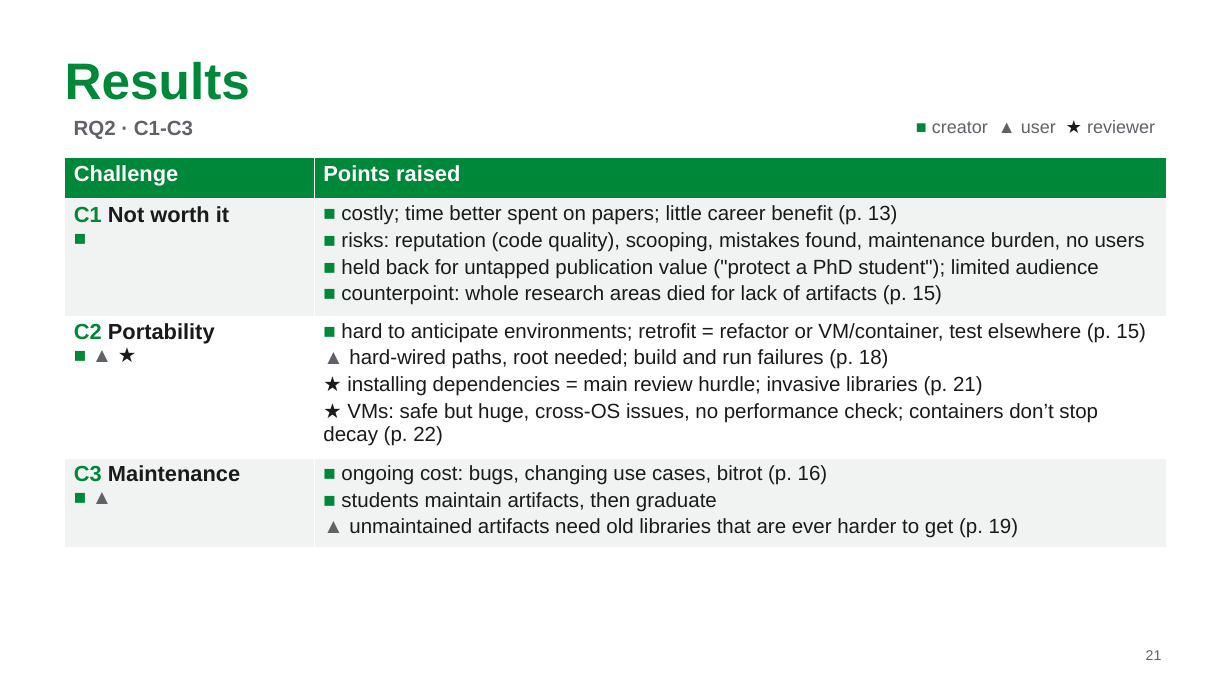
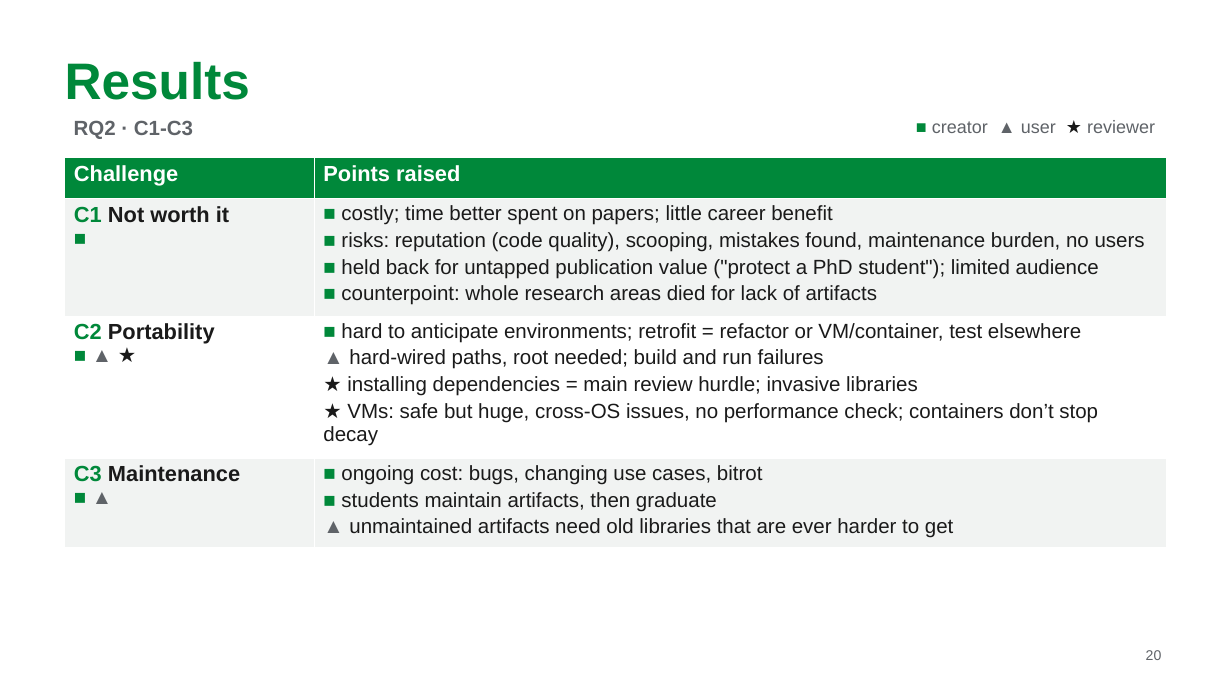
Before and after one commit to MarkAndreDuesing/Reprod_Docs_And_Notes, a slide deck: slide 20 of Vorl_2/slides/lecture2-team-paper2.pptx (slide 21 before the commit). Drawn at 1232x693 pixels with LibreOffice and Linux fonts; fonts in the diff are those of the drawing. Boxes give left, top, right and bottom in pixels: in the first picture for what was removed or moved away, otherwise in the second. Text is boxed around its words. In the diff, an @@ line names an element or a change of style, - is before the commit and + after.

```diff
--- a/Vorl_2/slides/lecture2-team-paper2.pptx
+++ b/Vorl_2/slides/lecture2-team-paper2.pptx
@@ table at [65,157,1167,542] @@
@@ row 2, column 2: "■ costly; time better spent on papers; little career benefit (p. 13) / ■ risks: reputation (code quality), scooping, mistakes found, maintenance burden, no users / ■ held back for untapped publication value ("protect a PhD student"); limited audience / ■ counterpoint: whole research areas died for lack of artifacts (p. 15)" to "■ costly; time better spent on papers; little career benefit / ■ risks: reputation (code quality), scooping, mistakes found, maintenance burden, no users / ■ held back for untapped publication value ("protect a PhD student"); limited audience / ■ counterpoint: whole research areas died for lack of artifacts" @@
-row 3, column 2: ■ hard to anticipate environments; retrofit = refactor or VM/container, test elsewhere (p. 15) / ▲ hard-wired paths, root needed; build and run failures (p. 18) / ★ installing dependencies = main review hurdle; invasive libraries (p. 21) / ★ VMs: safe but huge, cross-OS issues, no performance check; containers don’t stop decay (p. 22)
+row 3, column 2: ■ hard to anticipate environments; retrofit = refactor or VM/container, test elsewhere / ▲ hard-wired paths, root needed; build and run failures / ★ installing dependencies = main review hurdle; invasive libraries / ★ VMs: safe but huge, cross-OS issues, no performance check; containers don’t stop decay
-row 4, column 2: ■ ongoing cost: bugs, changing use cases, bitrot (p. 16) / ■ students maintain artifacts, then graduate / ▲ unmaintained artifacts need old libraries that are ever harder to get (p. 19)
+row 4, column 2: ■ ongoing cost: bugs, changing use cases, bitrot / ■ students maintain artifacts, then graduate / ▲ unmaintained artifacts need old libraries that are ever harder to get
@@ page number at [1146,650,1162,660]: text changed @@
-21
+20
```
Also in this commit, not shown: 11 other slides changed, 1 slide added, 1 slide removed, 1 other file.
